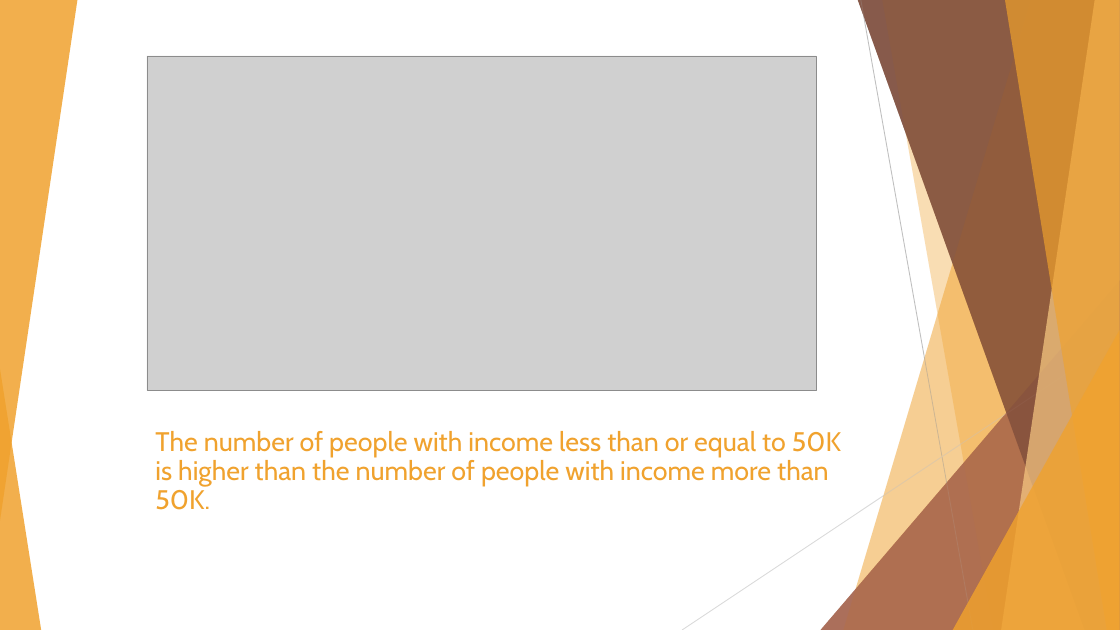
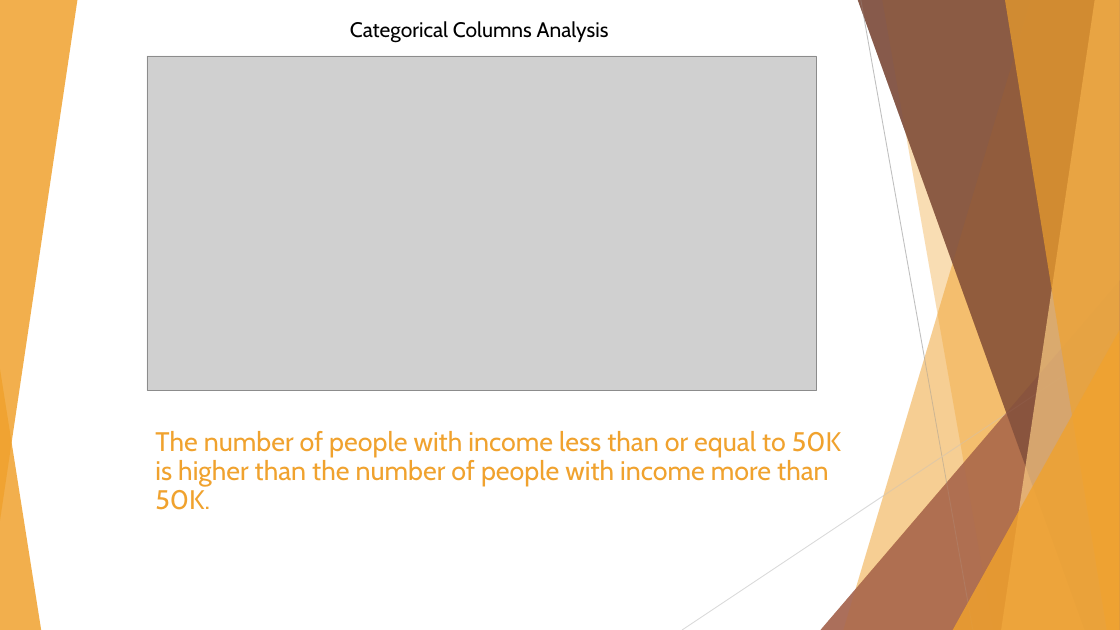
Before and after one commit to badicev/finding_donors, a slide deck: slide 8 of MLCharity-BaşakDilaraÇevik.pptx. Drawn at 1120x630 pixels with LibreOffice and Linux fonts; fonts in the diff are those of the drawing; grey boxes stand for pictures. Boxes give left, top, right and bottom in pixels: in the first picture for what was removed or moved away, otherwise in the second. Text is boxed around its words. In the diff, an @@ line names an element or a change of style, - is before the commit and + after.

```diff
--- a/MLCharity-BaşakDilaraÇevik.pptx
+++ b/MLCharity-BaşakDilaraÇevik.pptx
@@ text added at <box>350,21,609,43</box>, 18 pt, text #000000 @@
+Categorical Columns Analysis
```
Also in this commit, not shown: 7 other slides changed, 13 slides added, 4 slides removed, 41 other files.
